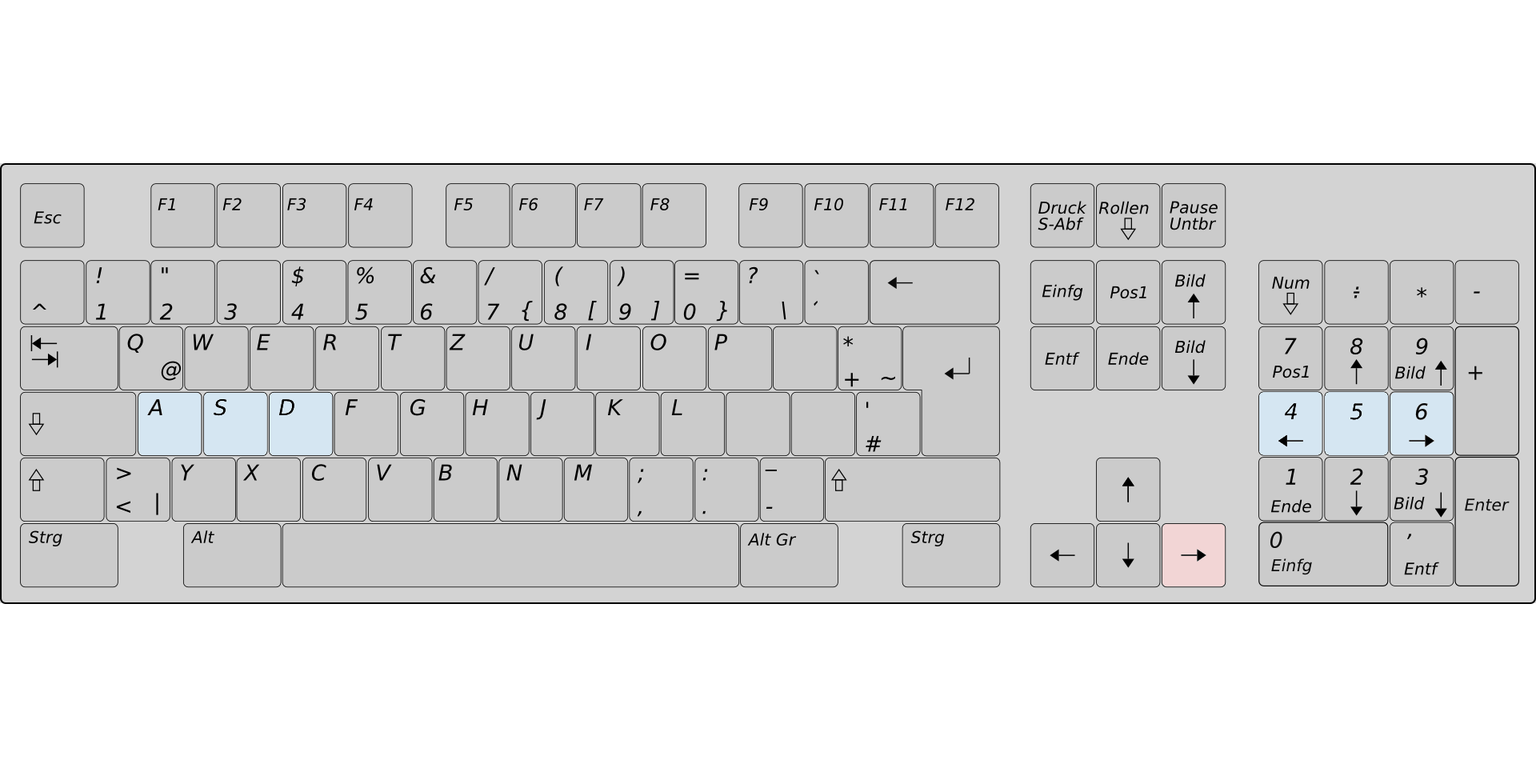
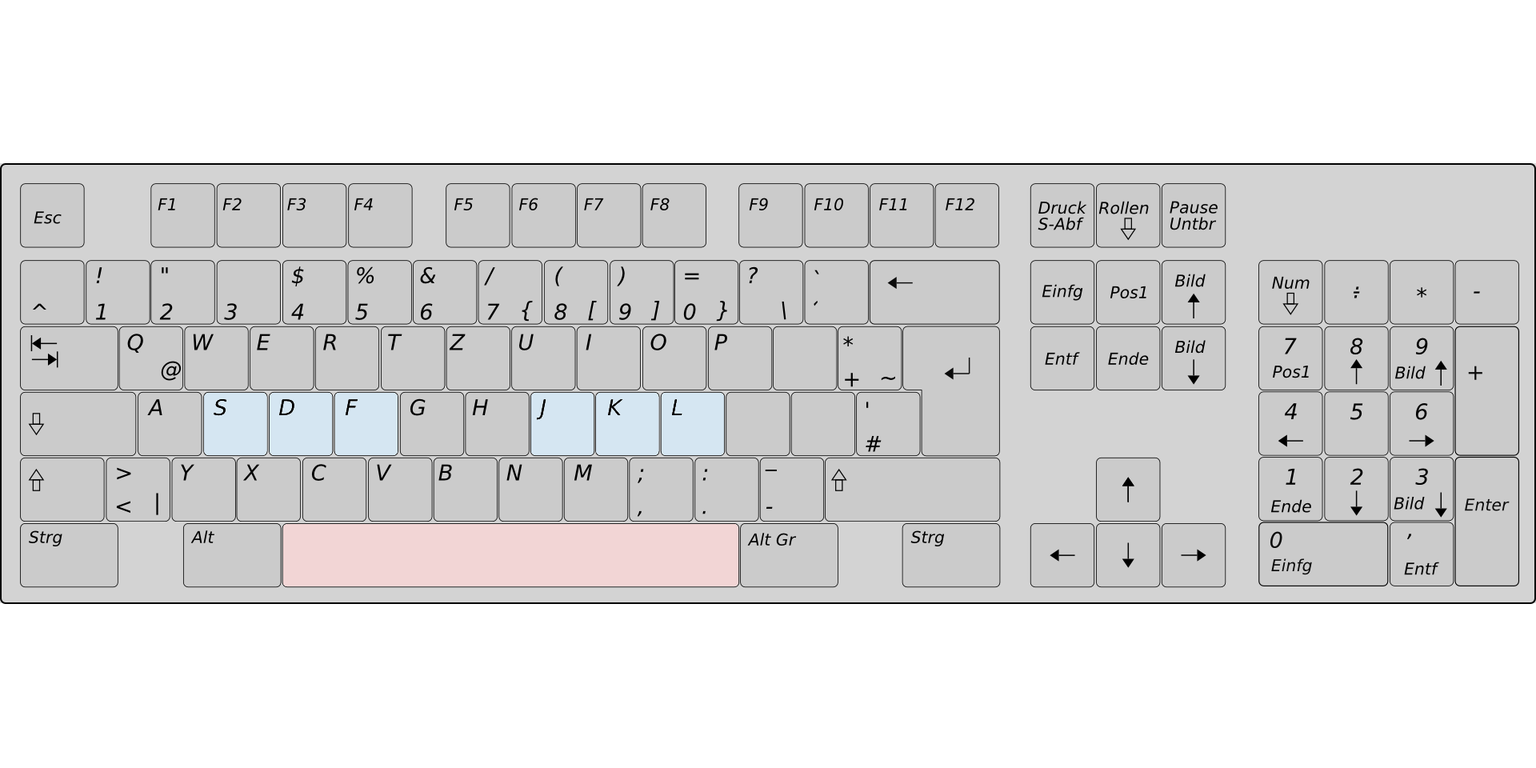
Two versions of the same layered image (1536×768). Layer-by-layer changes:
renamed "keyBoard.png #2" to "keyBoard.png #3", painted on it over [138, 391, 1453, 587]
